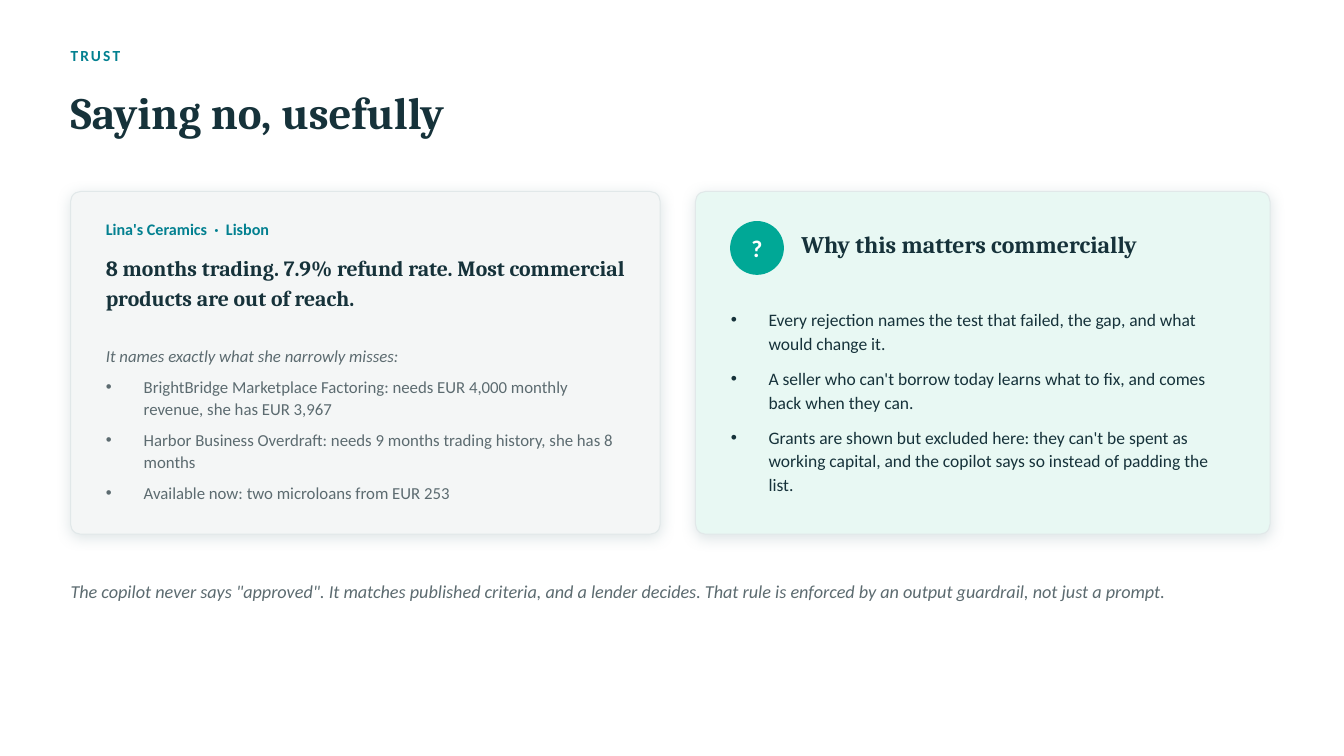
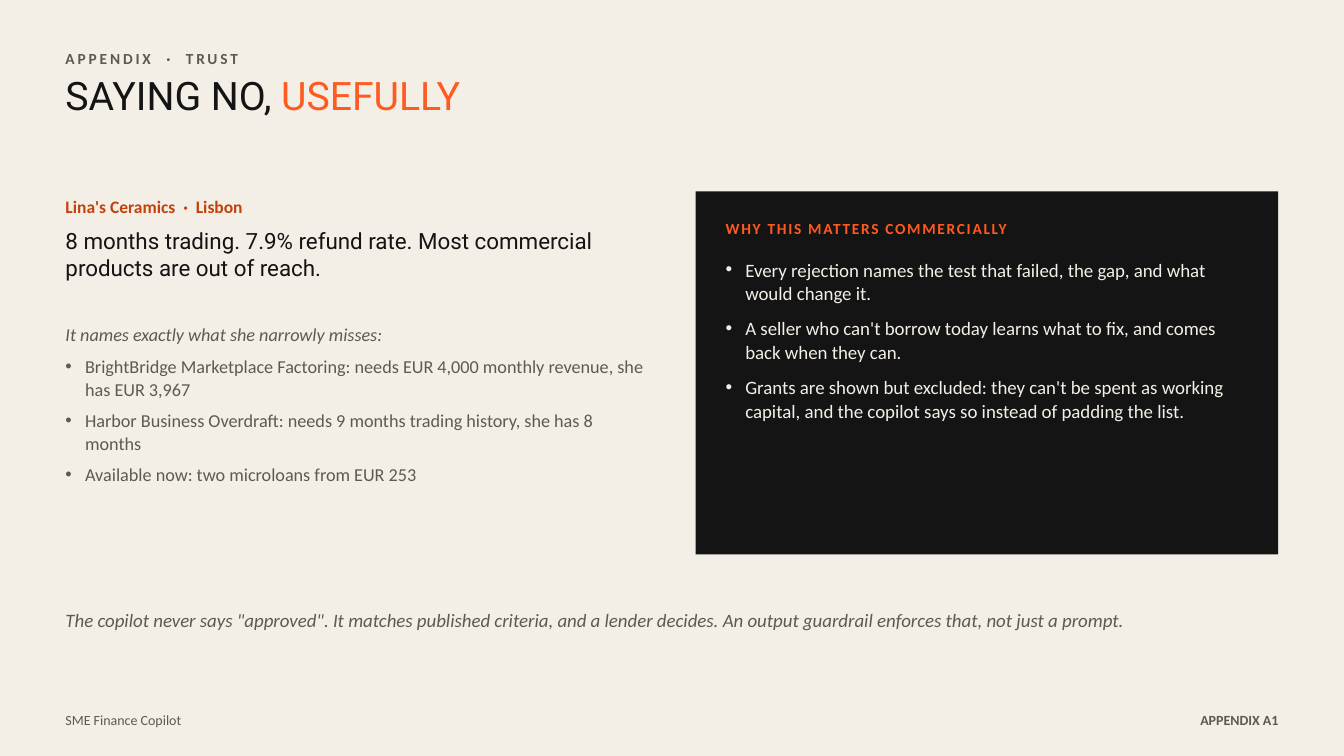
Before and after one commit to mhmdzaid012-arch/sme-finance-copilot, a slide deck: slide 14 of SME-Finance-Copilot-Pitch.pptx (slide 10 before the commit). Drawn at 1344x756 pixels with LibreOffice and Linux fonts; fonts in the diff are those of the drawing. Boxes give left, top, right and bottom in pixels: in the first picture for what was removed or moved away, otherwise in the second. Text is boxed around its words. In the diff, an @@ line names an element or a change of style, - is before the commit and + after.

```diff
--- a/SME-Finance-Copilot-Pitch.pptx
+++ b/SME-Finance-Copilot-Pitch.pptx
@@ background #FFFFFF to #F4EFE6 @@
@@ text at box(65, 54, 238, 64): text changed; text colour #028090 to #5F594F @@
-TRUST
+APPENDIX · TRUST
@@ text at box(65, 81, 460, 116): text changed; size 32 to 28 pt; font Cambria to Roboto; text colour #16323A to #141414; bold off @@
-Saying no, usefully
+SAYING NO, USEFULLY
@@ text "SAYING NO, USEFULLY" at box(65, 81, 460, 116): vertical alignment middle to top @@
@@ text "Lina's Ceramics · Lisbon": place and size @@
-text "Lina's Ceramics · Lisbon" at box(106, 223, 269, 235)
+text "Lina's Ceramics · Lisbon" at box(65, 200, 243, 213)
@@ text "Lina's Ceramics · Lisbon" at box(65, 200, 243, 213): size 11.5 to 12.5 pt, text colour #028090 to #C2410C @@
@@ rounded rectangle removed at box(71, 192, 660, 534) @@
@@ rounded rectangle removed at box(696, 192, 1270, 534) @@
@@ rectangle added at box(696, 192, 1278, 555), fill #141414 @@
@@ text "8 months trading. 7.9% refund ...": place and size @@
-text "8 months trading. 7.9% refund ..." at box(106, 260, 625, 311)
+text "8 months trading. 7.9% refund ..." at box(65, 232, 592, 281)
@@ text "8 months trading. 7.9% refund ..." at box(65, 232, 592, 281): size 15.5 to 16 pt, font Cambria to Roboto, text colour #16323A to #141414, bold off; line spacing 21pt to 1; vertical alignment middle to top @@
@@ ellipse removed at box(731, 222, 783, 274) @@
@@ text removed at box(731, 222, 783, 274) @@
-?
@@ text at box(801, 236, 1137, 258): text changed; size 17 to 11 pt; font Cambria to Calibri; text colour #16323A to #FF5A1F @@
-Why this matters commercially
+WHY THIS MATTERS COMMERCIALLY
@@ text "Every rejection names the test ..." at box(745, 322, 1223, 422): vertical alignment middle to top @@
@@ text "Every rejection names the test ...": place and size @@
-text "Every rejection names the test ..." at box(769, 314, 1208, 491)
+text "Every rejection names the test ..." at box(745, 322, 1223, 422)
@@ text "It names exactly what she ...": place and size @@
-text "It names exactly what she ..." at box(106, 350, 612, 499)
+text "It names exactly what she ..." at box(65, 328, 643, 481)
@@ text "It names exactly what she ..." at box(65, 328, 643, 481): size 12 to 13 pt, text colour #5C6B70 to #5F594F; line spacing 16pt to 1.05; indent changed; vertical alignment middle to top @@
@@ text at box(745, 322, 1215, 362): size 12.5 to 13.5 pt, text colour #16323A to #F4EFE6 in "Every rejection names the test that failed, ...", "A seller who can't borrow today learns ..."; indent changed; line spacing 17pt to 1.05 @@
@@ text at box(745, 381, 1223, 422): text changed; size 12.5 to 13.5 pt; text colour #16323A to #F4EFE6 @@
-• Grants are shown but excluded here: they can't be spent as working capital, and the copilot says so instead of padding the list.
+• Grants are shown but excluded: they can't be spent as working capital, and the copilot says so instead of padding the list.
@@ text at box(65, 614, 1123, 630): text changed; size 13 to 13.5 pt; text colour #5C6B70 to #5F594F @@
-The copilot never says "approved". It matches published criteria, and a lender decides. That rule is enforced by an output guardrail, not just a prompt.
+The copilot never says "approved". It matches published criteria, and a lender decides. An output guardrail enforces that, not just a prompt.
@@ text added at box(65, 715, 182, 727), 10 pt, text #5F594F @@
+SME Finance Copilot
@@ text added at box(1200, 716, 1279, 725), 10 pt, text #5F594F, bold @@
+APPENDIX A1
```
Also in this commit, not shown: 15 other slides changed, 1 slide removed, 16 other files.
